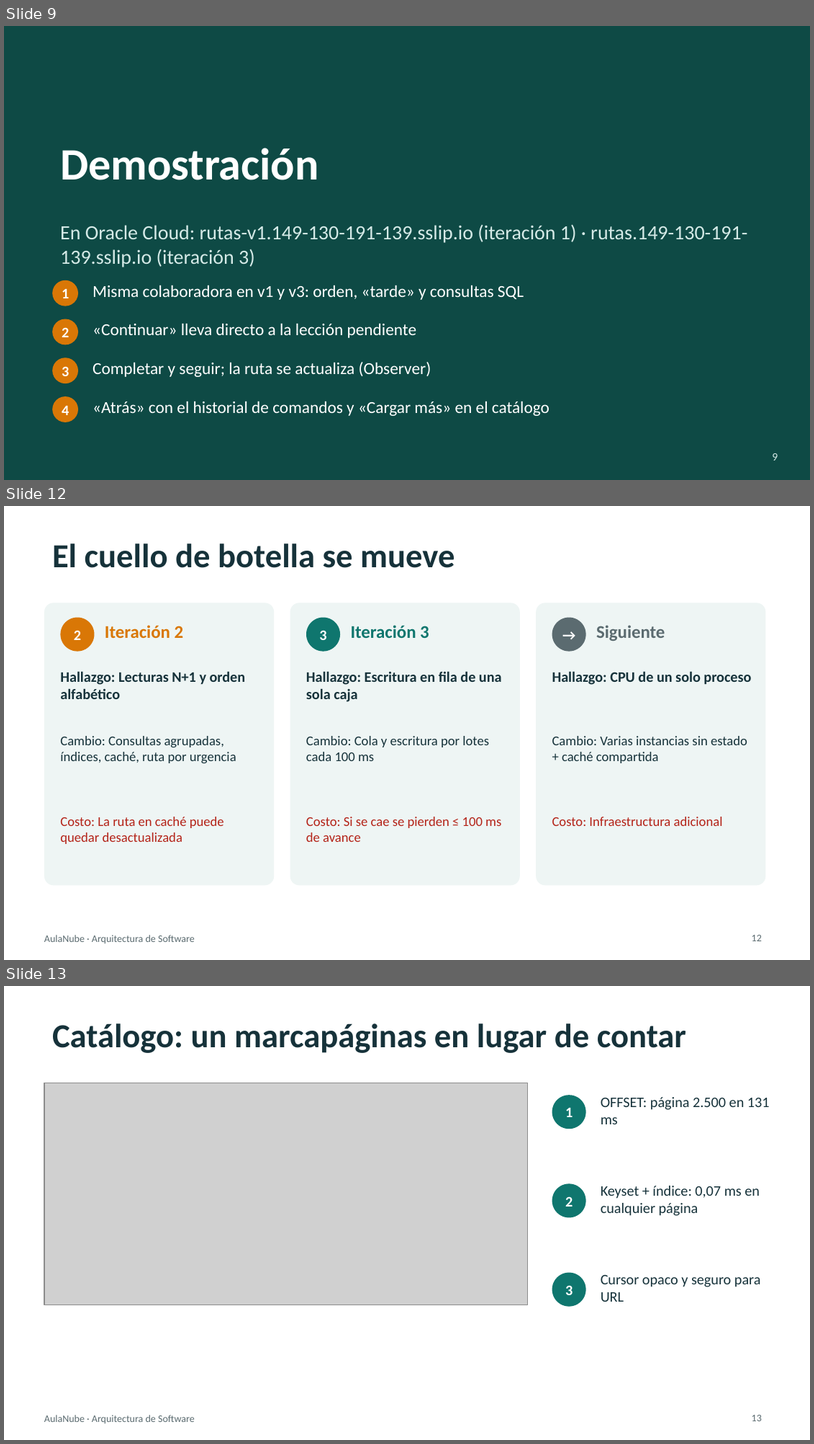
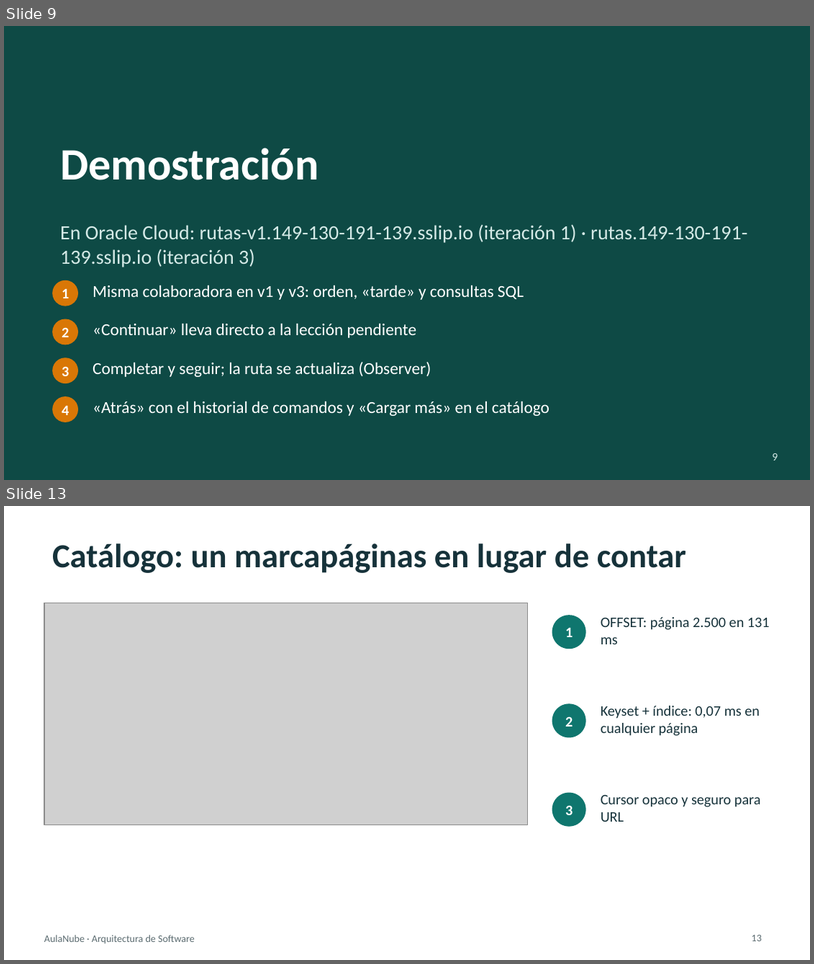
Before and after one commit to augustocco/aulanube-rutas, a slide deck: docs/presentacion/Presentacion-AulaNube-Rutas.pptx. Shown one above the other, each under a label of ours: slides 9, 12 and 13 before the commit, slides 9 and 13 after it; the slides between them are not shown. The pictures are 814x1444 and 814x964 pixels, drawn with LibreOffice and Linux fonts; fonts in the diff are those of the drawing; grey boxes stand for pictures. Boxes give left, top, right and bottom in pixels: in the first picture for what was removed or moved away, otherwise in the second. Text is boxed around its words. In the diff, an @@ line names an element or a change of style, - is before the commit and + after.

```diff
--- a/docs/presentacion/Presentacion-AulaNube-Rutas.pptx
+++ b/docs/presentacion/Presentacion-AulaNube-Rutas.pptx
@@ slide 12 removed at [4, 506, 810, 960], background #FFFFFF; not listed: 1 template element that a slide beside it also shows @@
@@ title removed at [52, 543, 455, 568] @@
-El cuello de botella se mueve
@@ rounded rectangle removed at [44, 602, 274, 885] @@
@@ rounded rectangle removed at [291, 602, 520, 885] @@
@@ rounded rectangle removed at [536, 602, 766, 885] @@
@@ ellipse removed at [60, 618, 94, 651] @@
@@ text removed at [74, 630, 81, 640] @@
-2
@@ text removed at [105, 625, 184, 638] @@
-Iteración 2
@@ ellipse removed at [306, 618, 340, 651] @@
@@ text removed at [319, 630, 327, 640] @@
-3
@@ text removed at [351, 625, 430, 638] @@
-Iteración 3
@@ ellipse removed at [553, 618, 586, 651] @@
@@ text removed at [553, 618, 586, 651] @@
-→
@@ text removed at [597, 625, 665, 641] @@
-Siguiente
@@ text removed at [60, 671, 246, 699] @@
-Hallazgo: Lecturas N+1 y orden alfabético
@@ text removed at [306, 671, 502, 702] @@
-Hallazgo: Escritura en fila de una sola caja
@@ text removed at [553, 671, 751, 685] @@
-Hallazgo: CPU de un solo proceso
@@ text removed at [60, 736, 237, 763] @@
-Cambio: Consultas agrupadas, índices, caché, ruta por urgencia
@@ text removed at [306, 736, 489, 761] @@
-Cambio: Cola y escritura por lotes cada 100 ms
@@ text removed at [553, 736, 748, 763] @@
-Cambio: Varias instancias sin estado + caché compartida
@@ text removed at [60, 816, 224, 844] @@
-Costo: La ruta en caché puede quedar desactualizada
@@ text removed at [306, 816, 502, 842] @@
-Costo: Si se cae se pierden ≤ 100 ms de avance
@@ text removed at [553, 816, 723, 826] @@
-Costo: Infraestructura adicional
@@ page number removed at [752, 934, 762, 941] @@
-12
```
Also in this commit, not shown: 1 slide changed, 3 slides added, 2 other slides removed, 7 other files.
